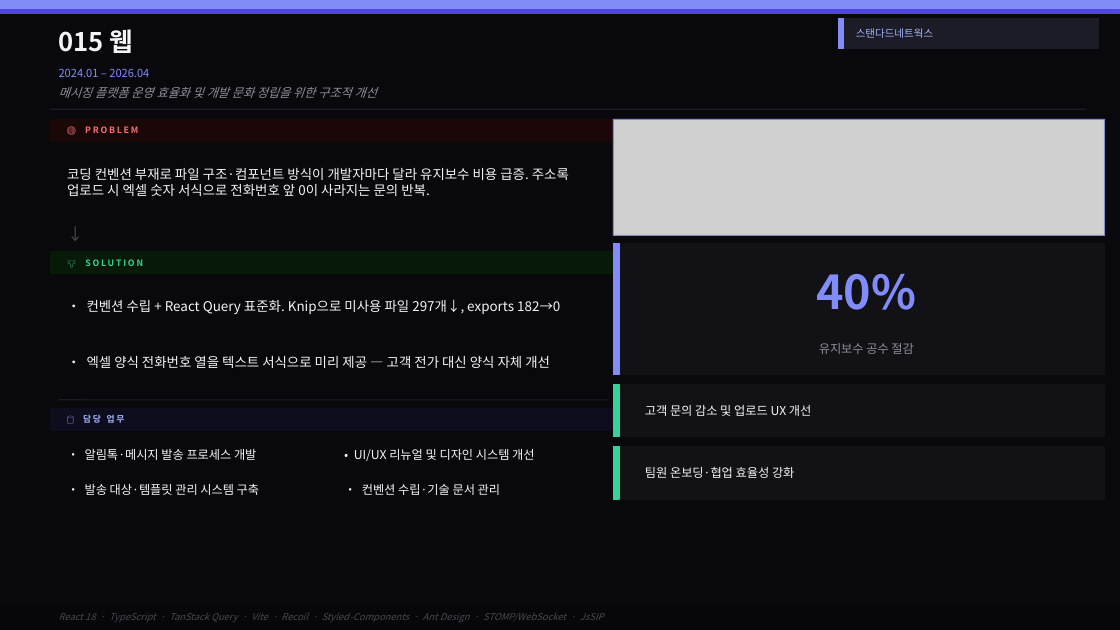
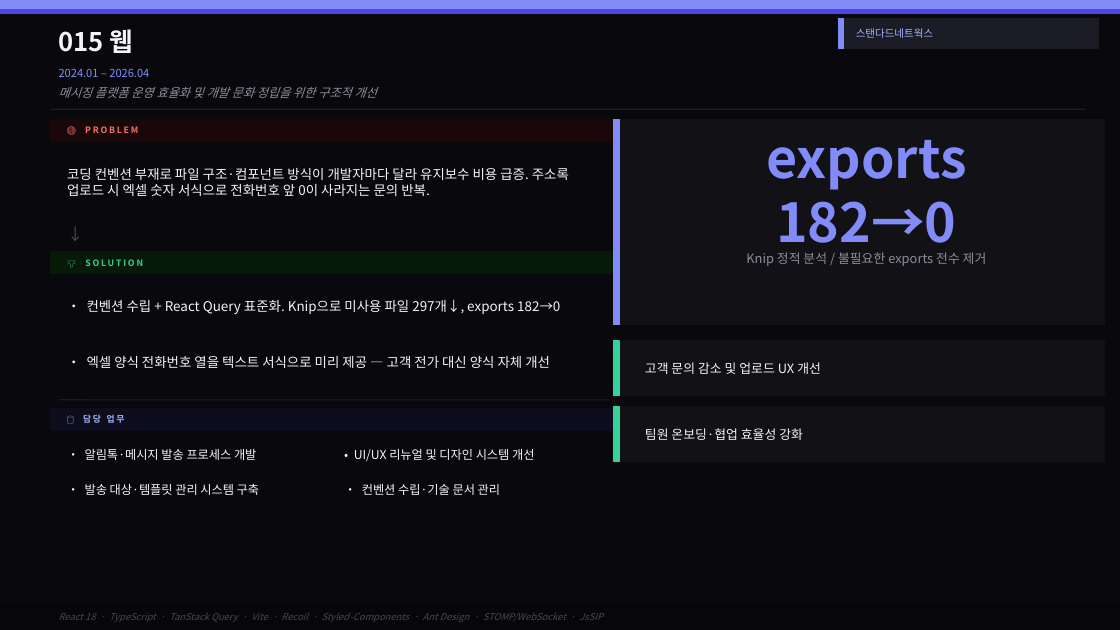
Before and after one commit to jinwonnnnnnn/jinwon-portfolio, a slide deck: slide 6 of apps/web/public/portfolio.pptx. Drawn at 1120x630 pixels with LibreOffice and Linux fonts; fonts in the diff are those of the drawing; grey boxes stand for pictures. Boxes give left, top, right and bottom in pixels: in the first picture for what was removed or moved away, otherwise in the second. Text is boxed around its words. In the diff, an @@ line names an element or a change of style, - is before the commit and + after.

```diff
--- a/apps/web/public/portfolio.pptx
+++ b/apps/web/public/portfolio.pptx
@@ rectangle: place and size @@
-rectangle at [613, 244, 619, 375]
+rectangle at [613, 119, 619, 324]
@@ rectangle: place and size @@
-rectangle at [613, 119, 1105, 235]
+rectangle at [613, 119, 1105, 324]
@@ rectangle at [613, 119, 1105, 324]: fill none to #111116; outline #818CF8 1 pt to #111116 1 pt @@
@@ picture removed at [613, 119, 1105, 235] @@
@@ text added at [766, 140, 966, 256], 46 pt, text #818CF8, bold @@
+exports
+182→0
@@ text added at [746, 252, 987, 266], 11 pt, text #8E8E9A @@
+Knip 정적 분석 / 불필요한 exports 전수 제거
@@ text removed at [816, 273, 916, 310] @@
-40%
@@ rectangle: place and size @@
-rectangle at [613, 244, 1105, 375]
+rectangle at [613, 341, 1105, 396]
@@ rectangle: place and size @@
-rectangle at [613, 447, 619, 499]
+rectangle at [613, 341, 619, 396]
@@ text "고객 문의 감소 및 업로드 ..." at [645, 362, 821, 374]: size 10.5 to 11 pt @@
@@ text "고객 문의 감소 및 업로드 ...": place and size @@
-text "고객 문의 감소 및 업로드 ..." at [645, 405, 811, 416]
+text "고객 문의 감소 및 업로드 ..." at [645, 362, 821, 374]
@@ text removed at [819, 343, 913, 354] @@
-유지보수 공수 절감
@@ rectangle: place and size @@
-rectangle at [613, 385, 1105, 437]
+rectangle at [613, 407, 1105, 461]
@@ rectangle: place and size @@
-rectangle at [613, 385, 619, 437]
+rectangle at [613, 407, 619, 461]
@@ text "팀원 온보딩·협업 효율성 강화": place and size @@
-text "팀원 온보딩·협업 효율성 강화" at [645, 467, 794, 478]
+text "팀원 온보딩·협업 효율성 강화" at [645, 428, 803, 440]
@@ text "팀원 온보딩·협업 효율성 강화" at [645, 428, 803, 440]: size 10.5 to 11 pt @@
@@ rectangle removed at [613, 447, 1105, 499] @@
```
Also in this commit, not shown: 6 other slides changed, 3 other files.
